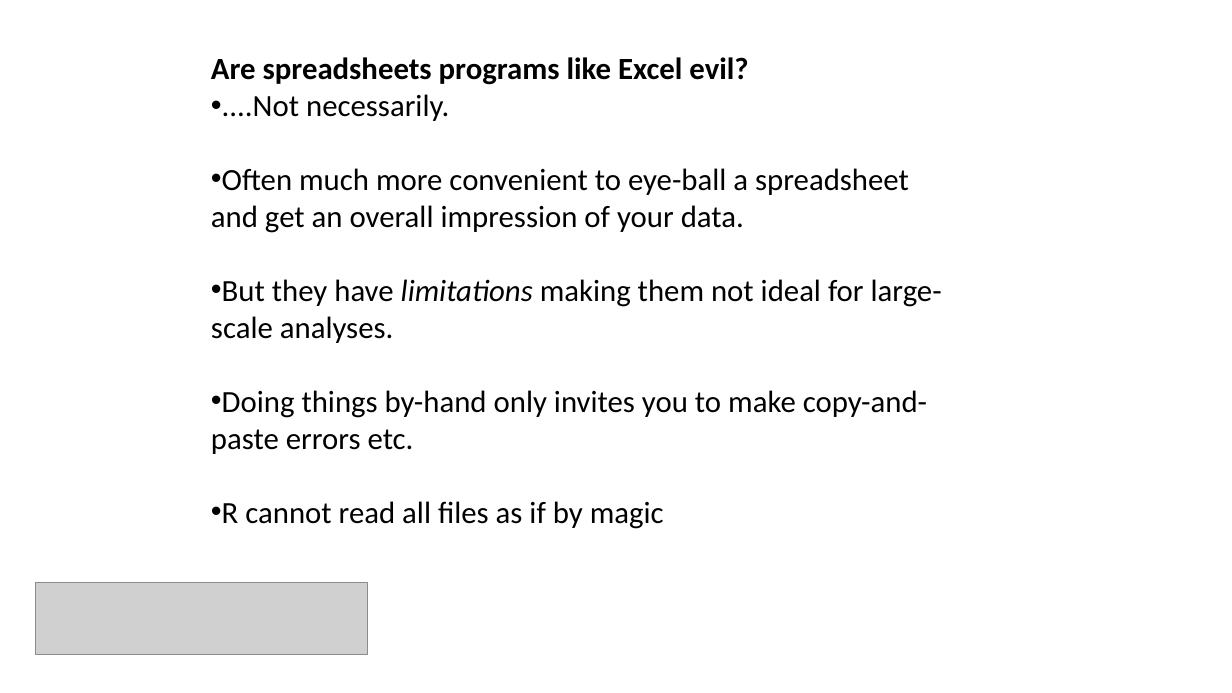
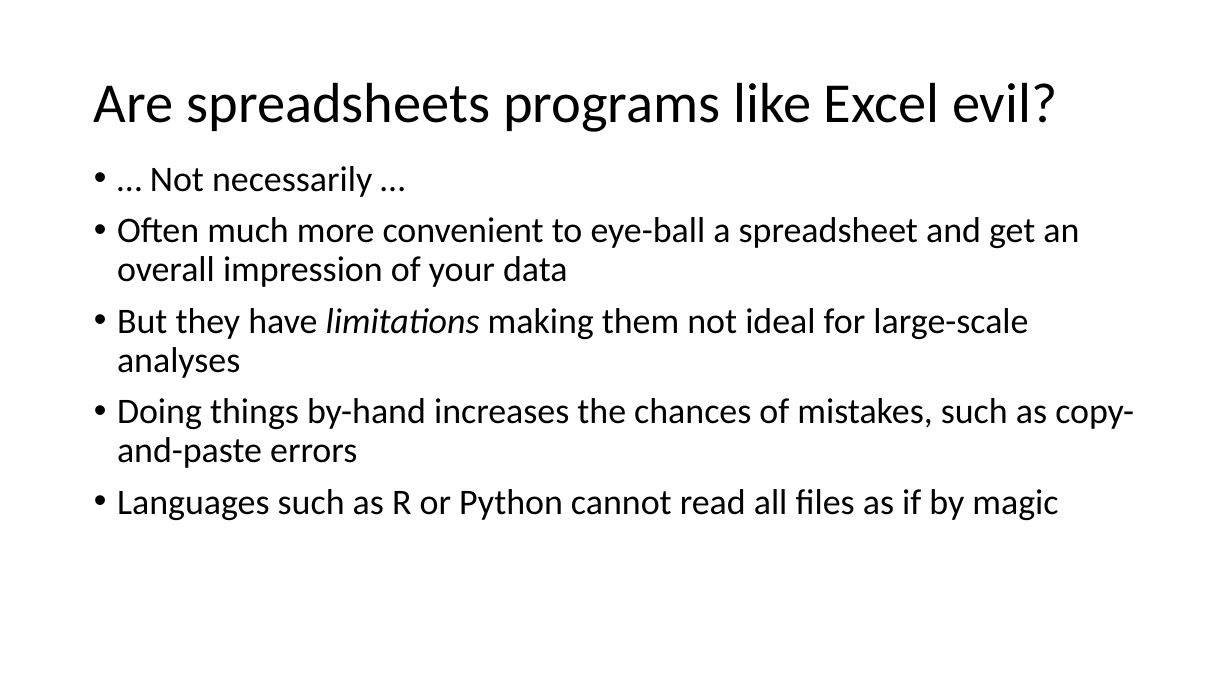
Before and after one commit to bioinformatics-core-shared-training/Managing-your-research-data, a slide deck: slide 5 of data_formatting.pptx. Drawn at 1232x693 pixels with LibreOffice and Linux fonts; fonts in the diff are those of the drawing; grey boxes stand for pictures; background and template pictures are left out. Boxes give left, top, right and bottom in pixels: in the first picture for what was removed or moved away, otherwise in the second. Text is boxed around its words. In the diff, an @@ line names an element or a change of style, - is before the commit and + after.

Commit message:
Update data formatting slides

```diff
--- a/data_formatting.pptx
+++ b/data_formatting.pptx
@@ title added at [94,82,1057,132], 44 pt, text #000000 @@
+Are spreadsheets programs like Excel evil?
@@ text at [117,166,1134,520]: text changed; size 24 to 28 pt @@
-Are spreadsheets programs like Excel evil?
-• ....Not necessarily.
-• Often much more convenient to eye-ball a spreadsheet and get an overall impression of your data.
-• But they have limitations making them not ideal for large-scale analyses.
-• Doing things by-hand only invites you to make copy-and-paste errors etc.
-• R cannot read all files as if by magic
+• … Not necessarily …
+• Often much more convenient to eye-ball a spreadsheet and get an overall impression of your data
+• But they have limitations making them not ideal for large-scale analyses
+• Doing things by-hand increases the chances of mistakes, such as copy-and-paste errors
+• Languages such as R or Python cannot read all files as if by magic
@@ picture removed at [36,582,368,655] @@
```
Also in this commit, not shown: 17 other slides changed, 7 slides added, 13 slides removed, 5 other files.
